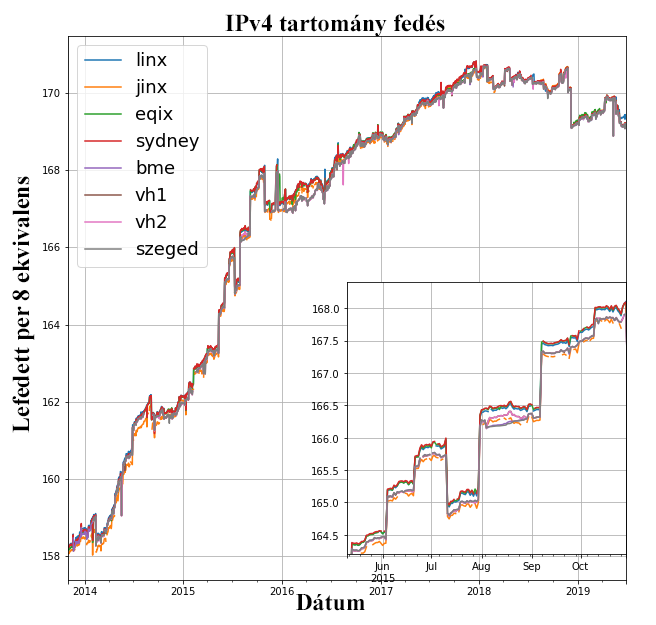
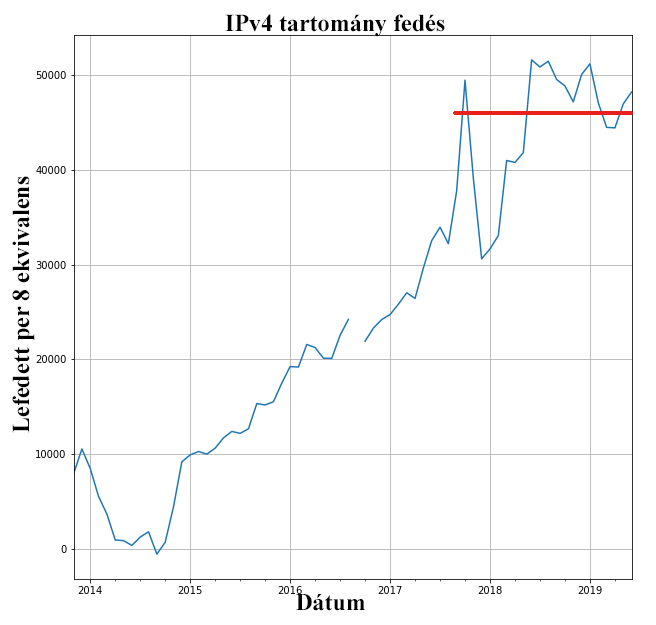
Layer changes from the first 656px x 625px image to the second:
added layer "Réteg 1" above "per8 zoom V2" over (x1=36, y1=35, x2=633, y2=594)
hid "per8 zoom V2" over (x1=312, y1=282, x2=627, y2=582)
hid "per8" over (x1=43, y1=36, x2=627, y2=595)
